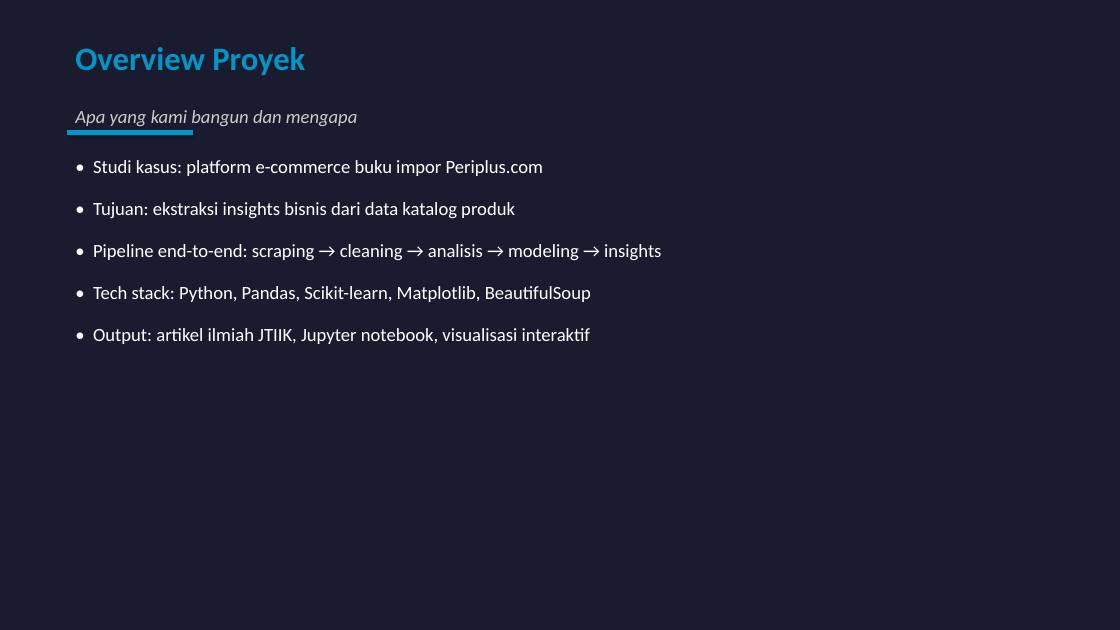
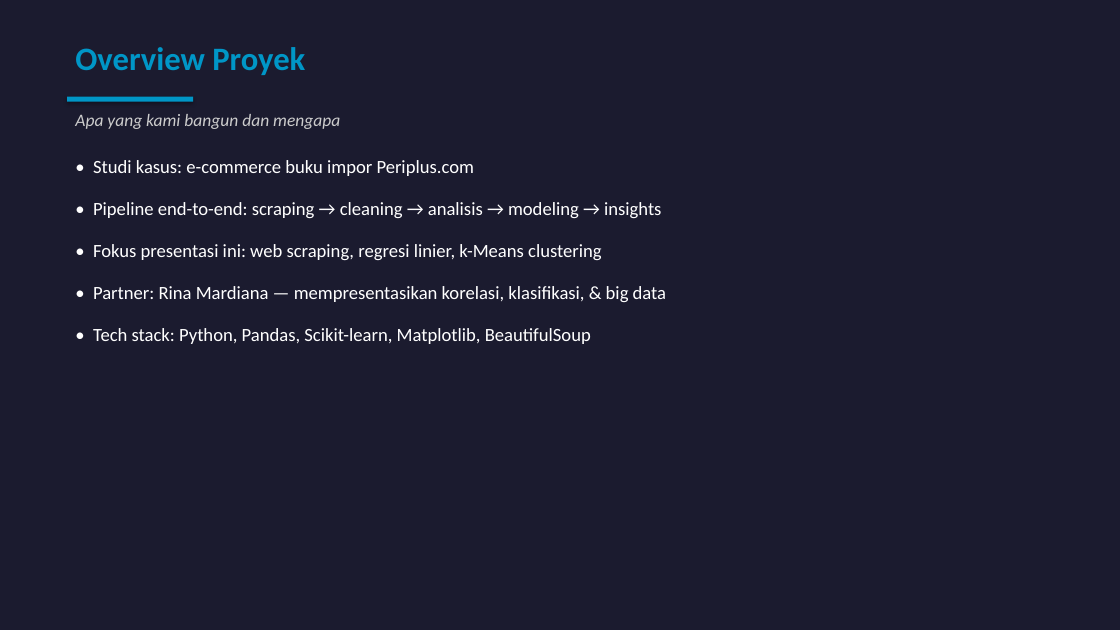
Before and after one commit to gadingnst/project-data-science, a slide deck: slide 2 of uas/presentasi_proyek.pptx. Drawn at 1120x630 pixels with LibreOffice and Linux fonts; fonts in the diff are those of the drawing. Boxes give left, top, right and bottom in pixels: in the first picture for what was removed or moved away, otherwise in the second. Text is boxed around its words. In the diff, an @@ line names an element or a change of style, - is before the commit and + after.

Commit message:
feat(uas): revamp 2 PPTs with distinct themes + presentation scripts
PPT Gading (dark theme, 11 slides):
- Web scraping, statistik deskriptif, regresi linier, k-Means clustering
- Business insights & rekomendasi

PPT Rina (white/light theme, 11 slides):
- Latar belakang, CRISP-DM, data cleaning, korelasi Pearson
- Klasifikasi DT/RF, Big Data 5V

Scripts:
- skrip_presentasi_gading.md (Zoom recording cheatsheet)
- skrip_presentasi_rina.md (Zoom recording cheatsheet)

```diff
--- a/uas/presentasi_proyek.pptx
+++ b/uas/presentasi_proyek.pptx
@@ text "Apa yang kami bangun dan ..." at (x1=75, y1=114, x2=340, y2=129): size 16 to 15 pt @@
@@ rectangle moved from (x1=67, y1=130, x2=193, y2=135) to (x1=67, y1=97, x2=193, y2=102) @@
@@ text at (x1=93, y1=160, x2=474, y2=176): text changed @@
-• Studi kasus: platform e-commerce buku impor Periplus.com
+• Studi kasus: e-commerce buku impor Periplus.com
@@ text "• Pipeline end-to-end: scraping → ..." moved from (x1=93, y1=244, x2=661, y2=260) to (x1=93, y1=202, x2=661, y2=218) @@
@@ text removed at (x1=93, y1=202, x2=515, y2=218) @@
-• Tujuan: ekstraksi insights bisnis dari data katalog produk
@@ text added at (x1=93, y1=244, x2=602, y2=260), 16 pt, text #FFFFFF @@
+• Fokus presentasi ini: web scraping, regresi linier, k-Means clustering
@@ text added at (x1=93, y1=286, x2=666, y2=302), 16 pt, text #FFFFFF @@
+• Partner: Rina Mardiana — mempresentasikan korelasi, klasifikasi, & big data
@@ text "• Tech stack: Python, Pandas, ..." moved from (x1=93, y1=286, x2=591, y2=302) to (x1=93, y1=328, x2=591, y2=344) @@
@@ text removed at (x1=93, y1=328, x2=591, y2=344) @@
-• Output: artikel ilmiah JTIIK, Jupyter notebook, visualisasi interaktif
```
Also in this commit, not shown: 7 other slides changed, 3 slides added, 5 slides removed, 3 other files.
